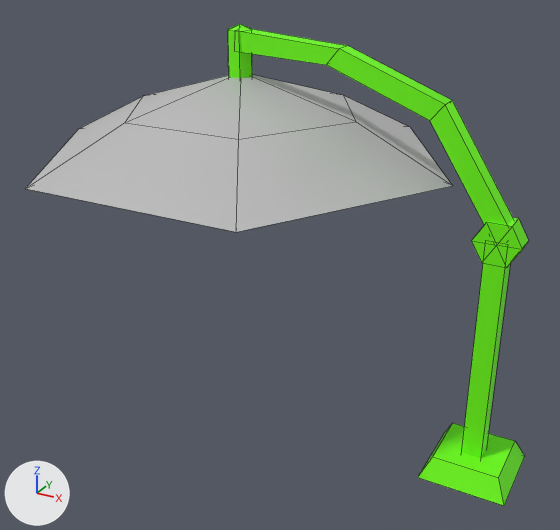
An edit to the FBX model Assets/Art/Environment Assets/Geometry/Patio/umbrella.fbx, drawn before and after from the same camera.
Rendered twice from a 50 mm camera at (0.0112, -0.0535, 0.0409) aimed at (-0.0177, -0.0009, 0.0146). The axes (+X, +Y, +Z) are drawn at lower left. The lights are the same throughout. Mesh edges are drawn as thin lines. Where no turn or scale is listed for an object, it has been applied to the vertices.

Script lines for the objects in view, before the commit:
```python
me_mesh = bpy.data.meshes.new('Mesh')
me_mesh.from_pydata(...)  # 74 vertices, 79 faces; spans x -0.0395..0.0035, y -0.0155..0.0155, z -0.0003..0.0338
# faces by material slot: [61, 18]
me_mesh.materials.append(mat_blinn1)  # green #6eff00
me_mesh.materials.append(mat_lambert1)  # grey #bcbcbc
ob_umbrella = bpy.data.objects.new('umbrella', me_mesh)
ob_umbrella.location = (0.0, 0.0, 0.0)
```
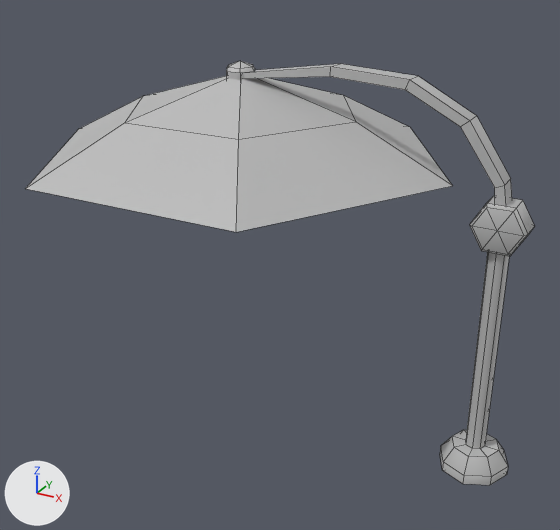
Location of each change, [x1, y1, x2, y2] in pixels of the pictures (560 x 530 px):
'umbrella', reshaped (12% shorter)
    before: [26, 24, 528, 506]
    after: [26, 61, 534, 485]
part 1 of me_mesh, rebuilt (27% shorter)
    before: [241, 29, 513, 225]
    after: [244, 64, 512, 206]
part 2 of me_mesh, rebuilt (14% wider, 17% taller)
    before: [472, 217, 528, 268]
    after: [470, 196, 534, 256]
part 3 of me_mesh, added
    after: [440, 252, 509, 485]
part 4 of me_mesh, added
    after: [226, 61, 255, 80]
part 5 of me_mesh, deleted (green)
    before: [228, 24, 525, 506]

Patch to the scene script:
```diff
--- a/Assets/Art/Environment Assets/Geometry/Patio/umbrella.fbx.py
+++ b/Assets/Art/Environment Assets/Geometry/Patio/umbrella.fbx.py
@@ me_mesh @@
 # used by ob_umbrella; location = (0.0, 0.0, 0.0)
-me_mesh.from_pydata(...)  # 74 vertices, 79 faces; spans x -0.0395..0.0035, y -0.0155..0.0155, z -0.0003..0.0338
-me_mesh.materials.append(mat_blinn1)  # green #6eff00
+me_mesh.from_pydata(...)  # 137 vertices, 132 faces; spans x -0.0395..0.0028, y -0.0155..0.0155, z 0.0..0.0313
+# me_mesh part 1: the loose piece of 16 vertices spanning x -0.0218..0.0011, y -0.0008..0.0008, z 0.0195..0.0334 is rebuilt with 24 vertices and now spans x -0.0214..0.0004, y -0.0008..0.0008, z 0.0223..0.0313, in mat_lambert1 (grey #bcbcbc)
+# me_mesh part 2: the loose piece of 14 vertices spanning x -0.0018..0.0018, y -0.001..0.001, z 0.0183..0.0215 is rebuilt with 26 vertices and now spans x -0.0021..0.0021, y -0.0012..0.0012, z 0.0193..0.0229, in mat_lambert1 (grey #bcbcbc)
+# me_mesh part 3: a new loose piece of 48 vertices spanning x -0.0028..0.0028, y -0.0028..0.0028, z 0.0..0.0201, in mat_lambert1 (grey #bcbcbc)
+# me_mesh part 4: a new loose piece of 26 vertices spanning x -0.023..-0.0205, y -0.0011..0.0011, z 0.0294..0.031, in mat_lambert1 (grey #bcbcbc)
+# me_mesh part 5
+# 31 vertices are removed from x -0.0228..0.0035, y -0.0035..0.0035, z -0.0003..0.0338
+# 35 faces are deleted
 me_mesh.materials.append(mat_lambert1)
```
